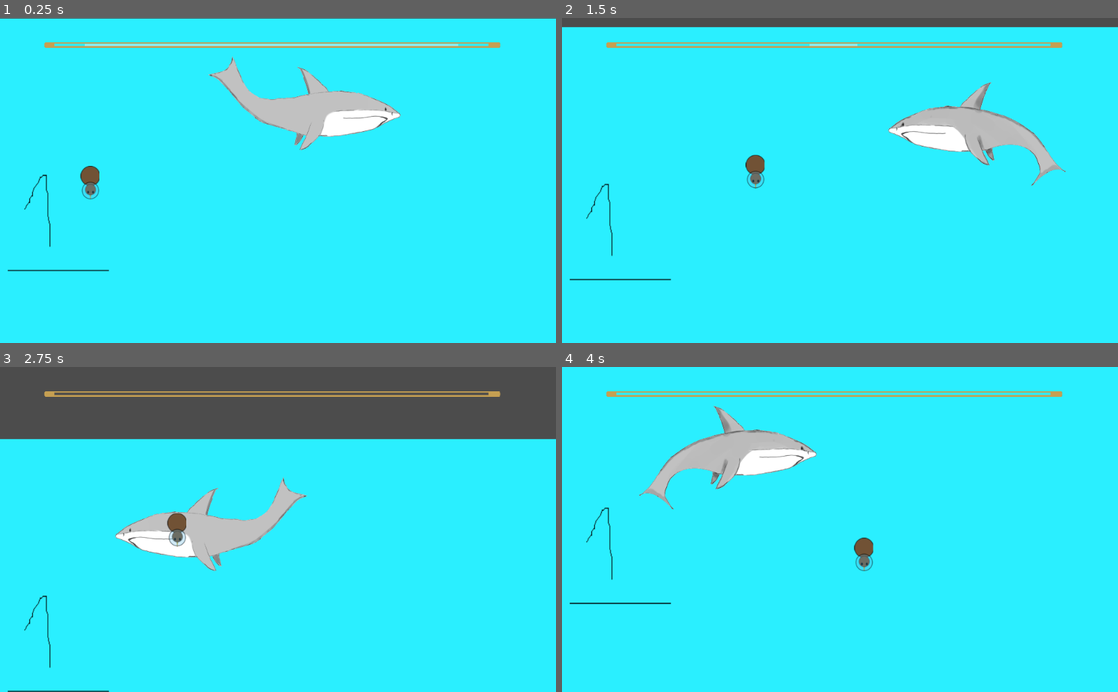
Above: before the commit, frames 1-4 (two rows, left to right).
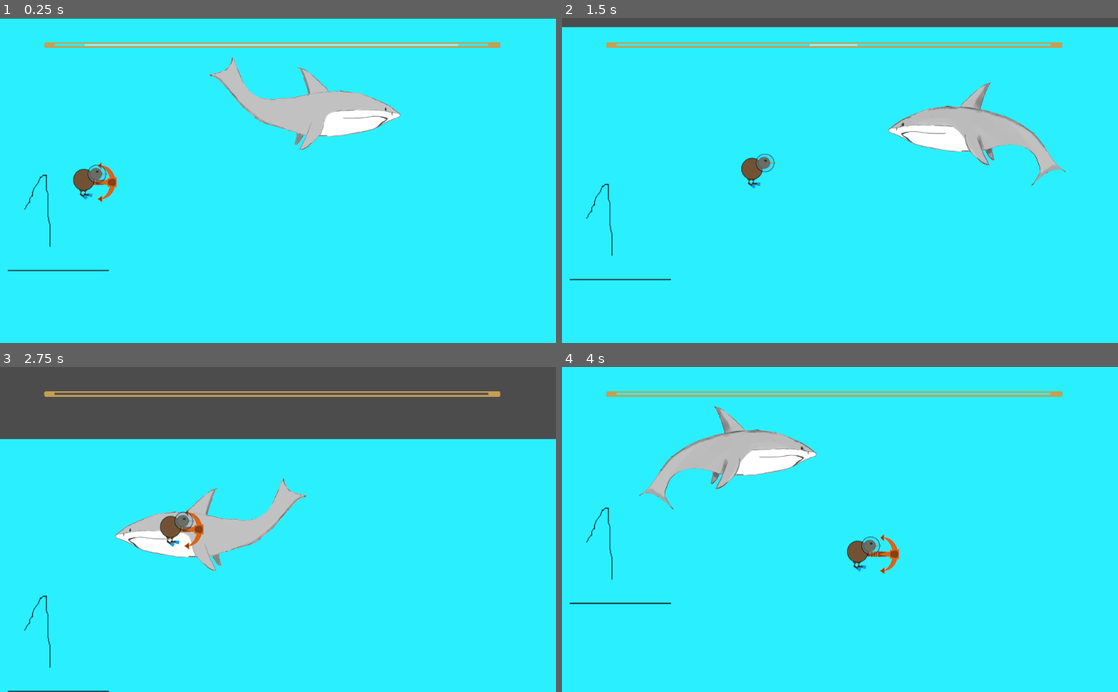
Above: after the commit, the same moments.

Repository: Cpt-Barbosa/CodeGameJam2022
Game: Godot game, scene res://scenes/Game.tscn
Same seed, same stepped clock (60 frames per second), same inputs: the game is played once before the commit and once after it.
Inputs:
- Up to frame 1 (0.25 s): no input
- Up to frame 2 (1.5 s): hold D (move_right) from 0.53 s (still down); tap Space (jump) at 0.77 s
- Up to frame 3 (2.75 s): tap Space (jump) at 1.52 s; release D (move_right) at 2.03 s; hold Q (move_left) from 2.03 s (still down)
- Up to frame 4 (4 s): release Q (move_left) at 2.78 s; hold D (move_right) from 2.78 s (still down); tap Space (jump) at 3.02, 3.77 s

The runs differ from the first frame. In frame 1, 0.5% of the frame differs, in the area x 7-88%, y 7-57%; in frame 2, 0.3%; in frame 3, 0.6%; in frame 4, 0.6%, in the area x 7-88%, y 7-64%.

Commit message:
Ajout animation

Diff:
--- a/scenes/Joueur.tscn
+++ b/scenes/Joueur.tscn
@@ -1,16 +1,32 @@
-[gd_scene load_steps=8 format=2]
+[gd_scene load_steps=17 format=2]
 
 [ext_resource path="res://scripts/Joueur.gd" type="Script" id=1]
 [ext_resource path="res://sprite/joueur/Kiwi_-_droite_64.png" type="Texture" id=2]
 [ext_resource path="res://sprite/joueur/Kiwi_-_bas_64.png" type="Texture" id=3]
 [ext_resource path="res://sprite/joueur/Kiwi_D_Coffre.png" type="Texture" id=4]
+[ext_resource path="res://scenes/barreOxy.tscn" type="PackedScene" id=5]
 [ext_resource path="res://sprite/joueur/Kiwi_B_Coffre.png" type="Texture" id=6]
+[ext_resource path="res://sprite/joueur/attack 4.png" type="Texture" id=7]
+[ext_resource path="res://sprite/joueur/attack 2.png" type="Texture" id=8]
+[ext_resource path="res://sprite/joueur/attack 3.png" type="Texture" id=9]
+[ext_resource path="res://sprite/joueur/attack 1.png" type="Texture" id=10]
+[ext_resource path="res://sprite/bg/Background1.png" type="Texture" id=11]
 
 [sub_resource type="CircleShape2D" id=3]
 radius = 32.0156
 
 [sub_resource type="SpriteFrames" id=2]
 animations = [ {
+"frames": [ ExtResource( 4 ) ],
+"loop": true,
+"name": "moving_coffre",
+"speed": 5.0
+}, {
+"frames": [ ExtResource( 2 ) ],
+"loop": true,
+"name": "moving",
+"speed": 5.0
+}, {
 "frames": [ ExtResource( 6 ) ],
 "loop": true,
 "name": "falling_coffre",
@@ -20,17 +36,78 @@
 "loop": true,
 "name": "falling",
 "speed": 5.0
-}, {
-"frames": [ ExtResource( 2 ) ],
-"loop": true,
-"name": "moving",
-"speed": 5.0
-}, {
-"frames": [ ExtResource( 4 ) ],
-"loop": true,
-"name": "moving_coffre",
-"speed": 5.0
 } ]
+
+[sub_resource type="Animation" id=4]
+length = 0.001
+tracks/0/type = "value"
+tracks/0/path = NodePath("Sprite:position")
+tracks/0/interp = 1
+tracks/0/loop_wrap = true
+tracks/0/imported = false
+tracks/0/enabled = true
+tracks/0/keys = {
+"times": PoolRealArray( 0 ),
+"transitions": PoolRealArray( 1 ),
+"update": 0,
+"values": [ Vector2( 0, 0 ) ]
+}
+tracks/1/type = "value"
+tracks/1/path = NodePath("Sprite:texture")
+tracks/1/interp = 1
+tracks/1/loop_wrap = true
+tracks/1/imported = false
+tracks/1/enabled = true
+tracks/1/keys = {
+"times": PoolRealArray( 0 ),
+"transitions": PoolRealArray( 1 ),
+"update": 0,
+"values": [ ExtResource( 2 ) ]
+}
+
+[sub_resource type="Animation" id=5]
+resource_name = "Test"
+length = 0.7
+loop = true
+tracks/0/type = "value"
+tracks/0/path = NodePath("Sprite:position")
+tracks/0/interp = 0
+tracks/0/loop_wrap = true
+tracks/0/imported = false
+tracks/0/enabled = true
+tracks/0/keys = {
+"times": PoolRealArray( 0, 0.1, 0.2, 0.3, 0.4, 0.6, 0.7 ),
+"transitions": PoolRealArray( 1, 1, 1, 1, 1, 1, 1 ),
+"update": 0,
+"values": [ Vector2( 1, -1 ), Vector2( 6, -1 ), Vector2( 9, -1 ), Vector2( 12.5, -1 ), Vector2( 17, -1 ), Vector2( 9, -1 ), Vector2( 1, -1 ) ]
+}
+tracks/1/type = "value"
+tracks/1/path = NodePath("Sprite:texture")
+tracks/1/interp = 0
+tracks/1/loop_wrap = true
+tracks/1/imported = false
+tracks/1/enabled = true
+tracks/1/keys = {
+"times": PoolRealArray( 0, 0.1, 0.2, 0.3, 0.4, 0.6, 0.7 ),
+"transitions": PoolRealArray( 1, 1, 1, 1, 1, 1, 1 ),
+"update": 1,
+"values": [ ExtResource( 2 ), ExtResource( 10 ), ExtResource( 8 ), ExtResource( 9 ), ExtResource( 7 ), ExtResource( 8 ), ExtResource( 2 ) ]
+}
+
+[sub_resource type="Animation" id=6]
+resource_name = "oui"
+tracks/0/type = "value"
+tracks/0/path = NodePath("Sprite:texture")
+tracks/0/interp = 1
+tracks/0/loop_wrap = true
+tracks/0/imported = false
+tracks/0/enabled = true
+tracks/0/keys = {
+"times": PoolRealArray( 0, 0.2, 0.5 ),
+"transitions": PoolRealArray( 1, 1, 1 ),
+"update": 1,
+"values": [ ExtResource( 2 ), ExtResource( 7 ), ExtResource( 11 ) ]
+}
 
 [node name="Joueur" type="KinematicBody2D"]
 position = Vector2( 477, 261 )
@@ -41,7 +118,11 @@
 shape = SubResource( 3 )
 
 [node name="AnimatedSprite" type="AnimatedSprite" parent="."]
+visible = false
 frames = SubResource( 2 )
+
+[node name="Sprite" type="Sprite" parent="."]
+texture = ExtResource( 2 )
 
 [node name="vision_Joueur" type="Camera2D" parent="."]
 current = true
@@ -49,3 +130,12 @@
 limit_right = 1015
 limit_bottom = 3445
 smoothing_enabled = true
+
+[node name="barreOxy" parent="." instance=ExtResource( 5 )]
+position = Vector2( 35, -235 )
+
+[node name="AnimationPlayer" type="AnimationPlayer" parent="."]
+autoplay = "Test"
+anims/RESET = SubResource( 4 )
+anims/Test = SubResource( 5 )
+anims/oui = SubResource( 6 )
